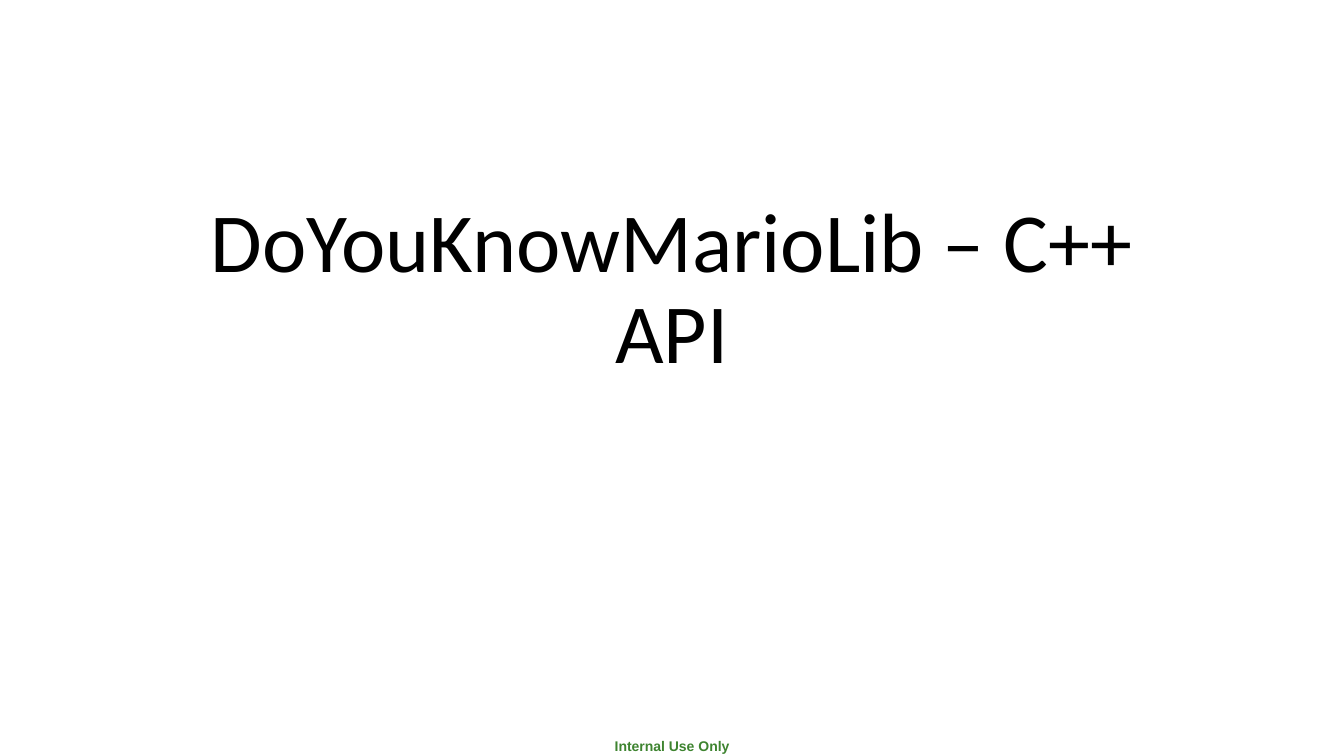
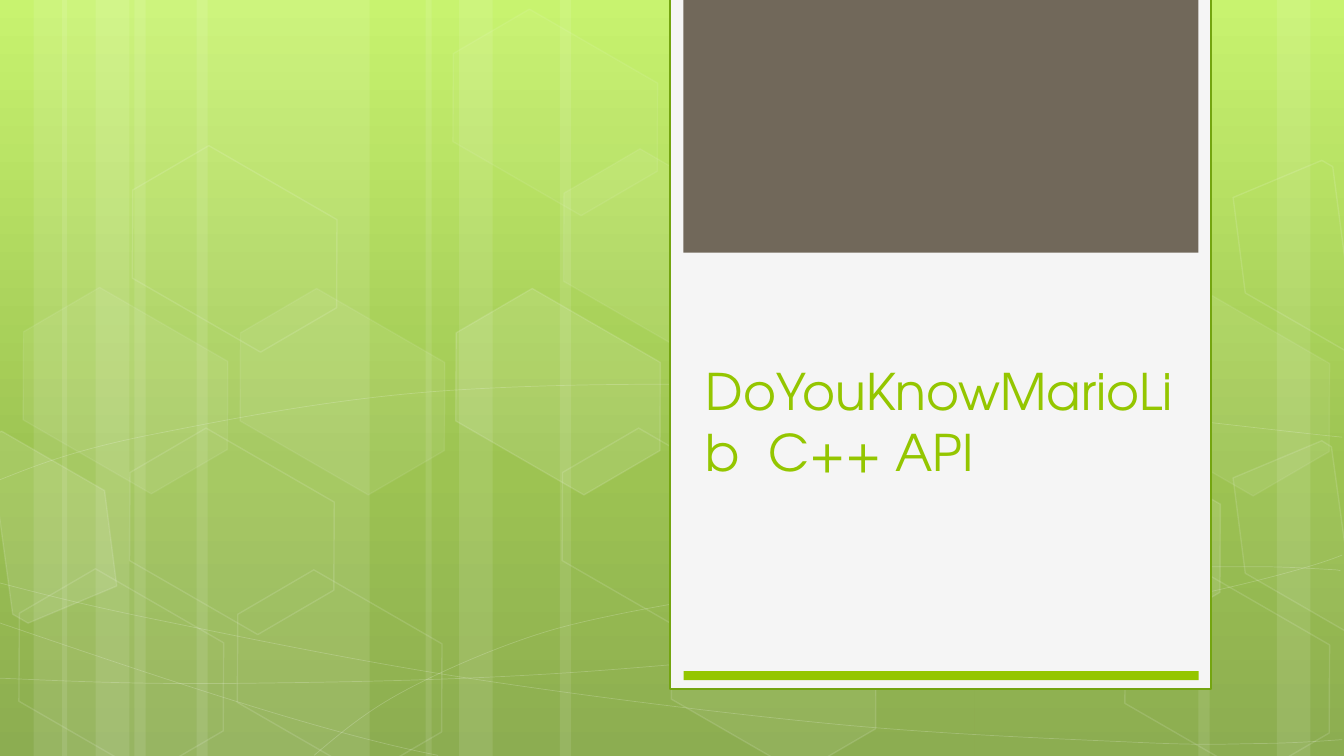
Before and after one commit to kauefontes/DoYouKnowMarioLib, a slide deck: slide 1 of Docs/Introdution.pptx. Drawn at 1344x756 pixels with LibreOffice and Linux fonts; fonts in the diff are those of the drawing. Boxes give left, top, right and bottom in pixels: in the first picture for what was removed or moved away, otherwise in the second. Text is boxed around its words. In the diff, an @@ line names an element or a change of style, - is before the commit and + after.

```diff
--- a/Docs/Introdution.pptx
+++ b/Docs/Introdution.pptx
@@ background #FFFFFF to gradient #C3F35F to #93BF3F to #81A53E @@
@@ rectangle added at <box>670,0,1211,690</box>, fill #F5F5F5, outline #74A510 1.25 pt @@
@@ rectangle added at <box>684,0,1199,253</box>, fill #71685A @@
@@ group added at <box>0,0,1344,756</box>: 14 hexagons, 12 rectangles, 8 freeform shapes @@
@@ title at <box>768,433,974,473</box>: text changed; size 60 to 36 pt; font Calibri to TeX Gyre Adventor; text colour #000000 to #94C600 @@
-DoYouKnowMarioLib – C++ API
+DoYouKnowMarioLib C++ API
@@ rectangle added at <box>684,671,1199,681</box>, fill #94C600 @@
@@ text removed at <box>615,741,729,754</box> @@
-Internal Use Only
```
Also in this commit, not shown: 1 other slide changed, 12 slides added, 21 other files.
